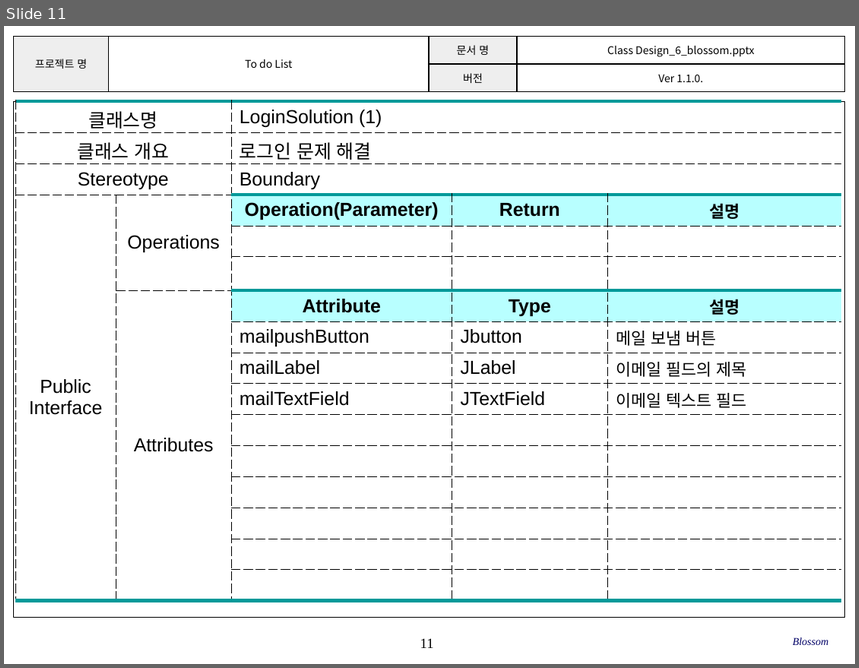
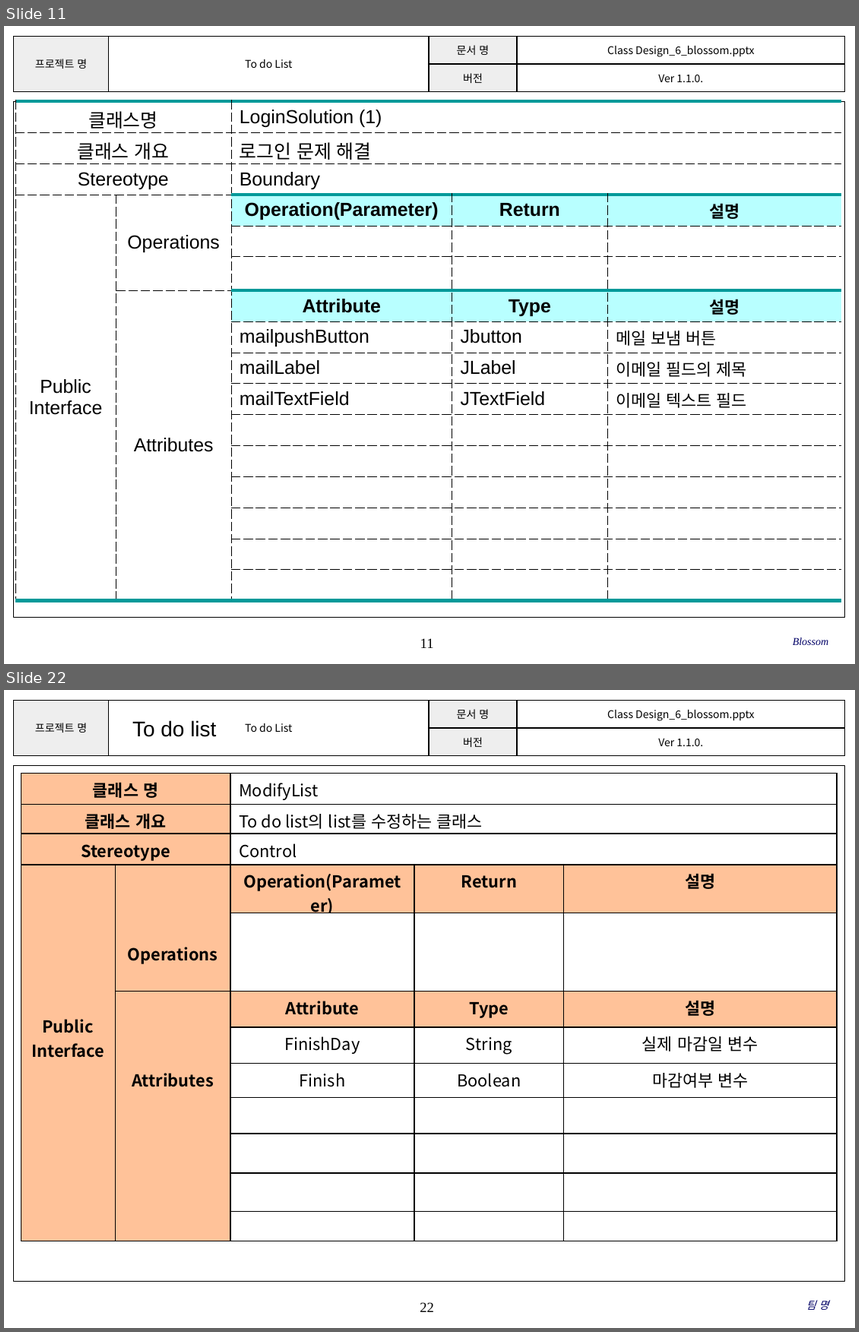
Before and after one commit to SE-admin/SE2017_6_blossom, a slide deck: doc/3_ 설계서/Class Design_6_blossom.pptx. Shown one above the other, each under a label of ours: slide 11 before the commit, slides 11 and 22 after it; the slides between them are not shown. The pictures are 859x668 and 859x1332 pixels, drawn with LibreOffice and Linux fonts; fonts in the diff are those of the drawing; background and template pictures are left out. Boxes give left, top, right and bottom in pixels: in the first picture for what was removed or moved away, otherwise in the second. Text is boxed around its words. In the diff, an @@ line names an element or a change of style, - is before the commit and + after.

Commit message:
2017-05-25   Ver 1.2.0.   Stereotype의 Entity와 Control클래스 전체 추가   황은선

```diff
--- a/doc/3_ 설계서/Class Design_6_blossom.pptx
+++ b/doc/3_ 설계서/Class Design_6_blossom.pptx
@@ slide 22 added at [4, 690, 855, 1328], background #FFFFFF; not listed: 3 template elements that a slide beside it also shows @@
@@ text added at [132, 720, 216, 737], 18 pt, text #000000 @@
+To do list
@@ table added at [21, 774, 838, 1230], 12 rows, 5 columns @@
+클래스 명 |  | ModifyList |  | 
+클래스 개요 |  | To do list의 list를 수정하는 클래스 |  | 
+Stereotype |  | Control |  | 
+Public / Interface | Operations | Operation(Parameter) | Return | 설명
+ |  |  |  | 
+ | Attributes | Attribute | Type | 설명
+ |  | FinishDay | String | 실제 마감일 변수
+ |  | Finish | Boolean | 마감여부 변수
+ |  |  |  | 
+ |  |  |  | 
+ |  |  |  | 
+ |  |  |  | 
@@ text added at [807, 1301, 829, 1310], 9 pt, text #000066, italic @@
+팀 명
```
Also in this commit, not shown: 8 other slides changed, 12 other slides added.
